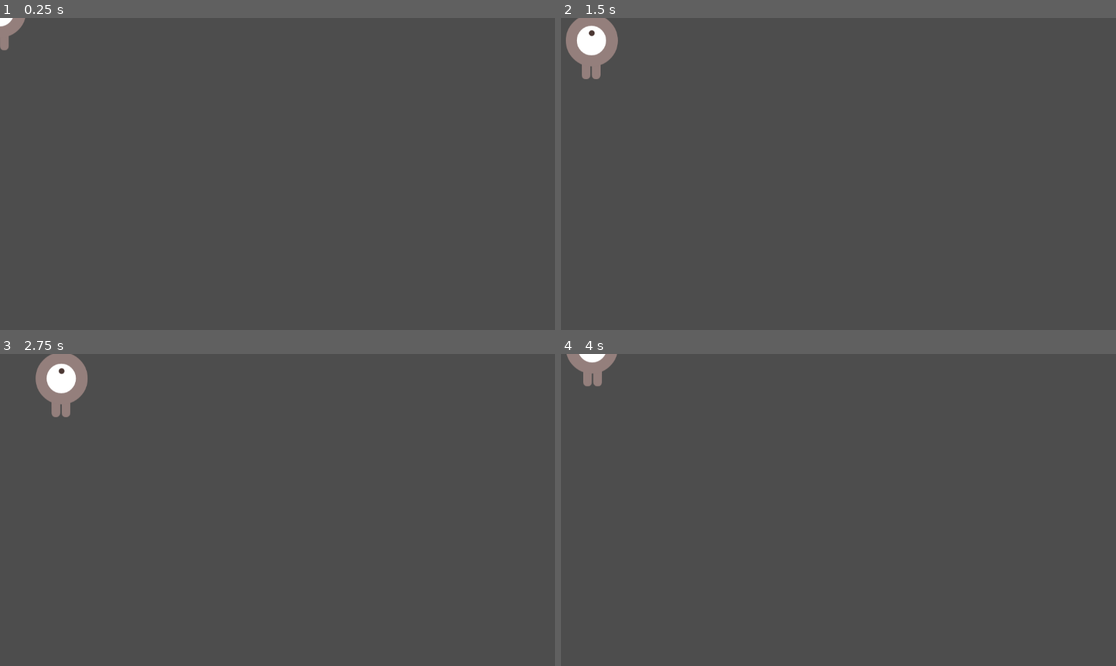
Above: before the commit, frames 1-4 (two rows, left to right).
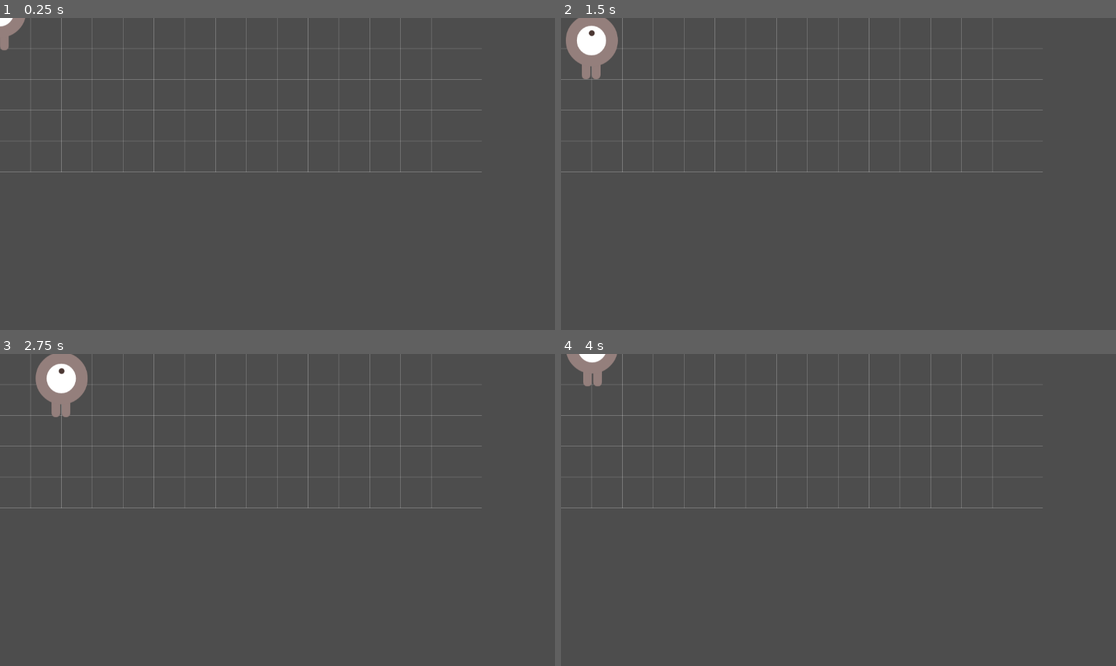
Above: after the commit, the same moments.

Repository: himanushi/godot-test
Game: Godot game, scene res://main.tscn
The game is run twice, just before and just after one commit, with the same random seed, the same clock (stepped at 60 frames per second) and the same inputs. The project has no main scene, so this scene is started directly.
Inputs:
- Up to frame 1 (0.25 s): no input
- Up to frame 2 (1.5 s): tap Enter at 0.5 s; hold Right (ui_right) 0.53-1.28 s; tap Space at 1.25 s; hold Down (ui_down) from 1.28 s (still down)
- Up to frame 3 (2.75 s): tap Enter at 2 s; release Down (ui_down) at 2.03 s; hold Right (ui_right) from 2.03 s (still down)
- Up to frame 4 (4 s): tap Space at 2.75 s; release Right (ui_right) at 2.78 s; hold Up (ui_up) 2.78-3.53 s; tap Enter at 3.5 s; hold Left (ui_left) from 3.53 s (still down)

The runs differ from the first frame. In frame 1, 1.2% of the frame differs, in the area x 0-87%, y 0-50%; in frame 2, 1.2%; in frame 3, 1.2%; in frame 4, 1.2%.

Commit message:
fix: field.tscn

Diff:
--- a/srpg/field.tscn
+++ b/srpg/field.tscn
@@ -1,6 +1,9 @@
-[gd_scene format=3 uid="uid://cldykh7qxeaic"]
+[gd_scene load_steps=2 format=3 uid="uid://cldykh7qxeaic"]
+
+[ext_resource type="Script" path="res://field.gd" id="1_aaaaa"]
 
 [node name="Field" type="Node2D"]
+script = ExtResource("1_aaaaa")
 
 [node name="GroundLayer" type="TileMapLayer" parent="."]
 
